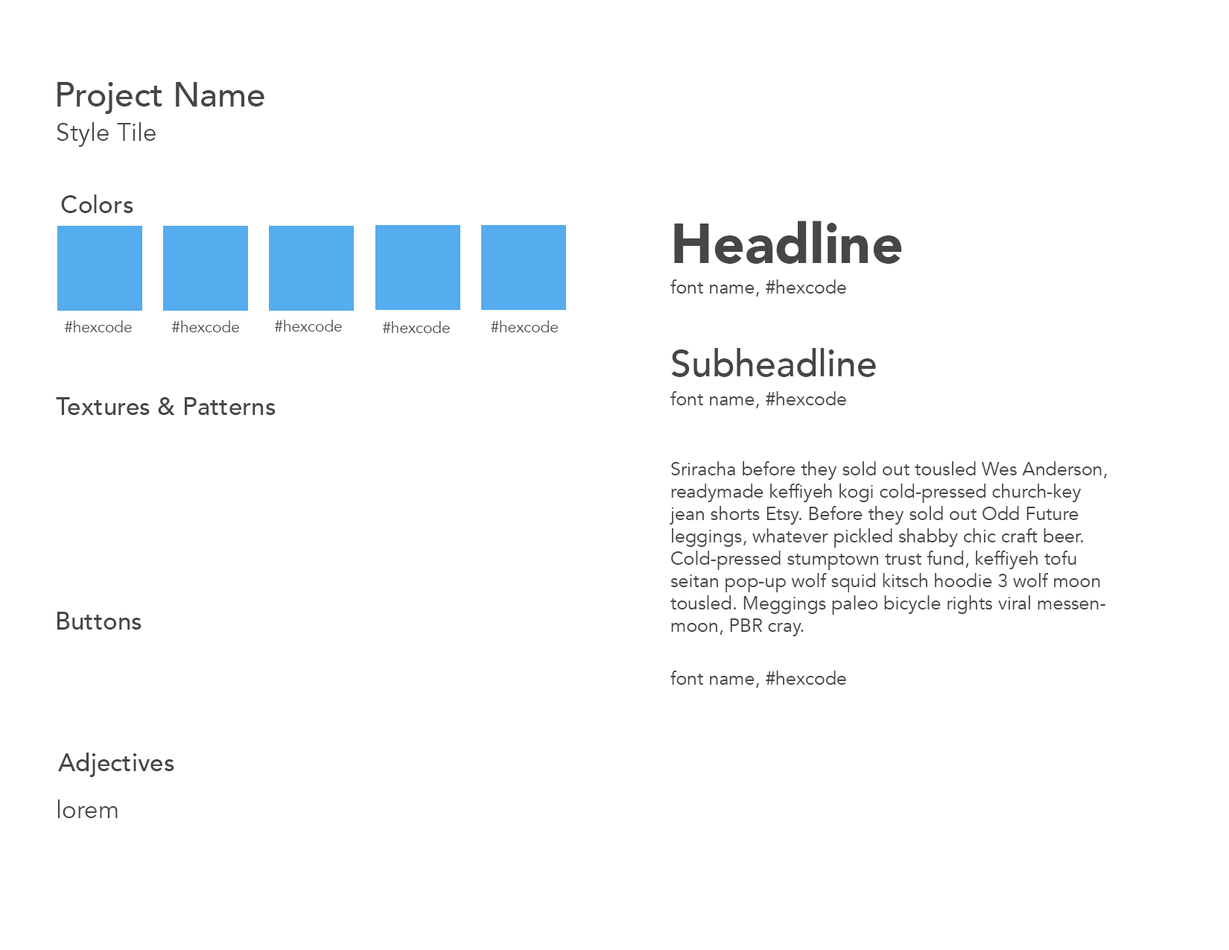
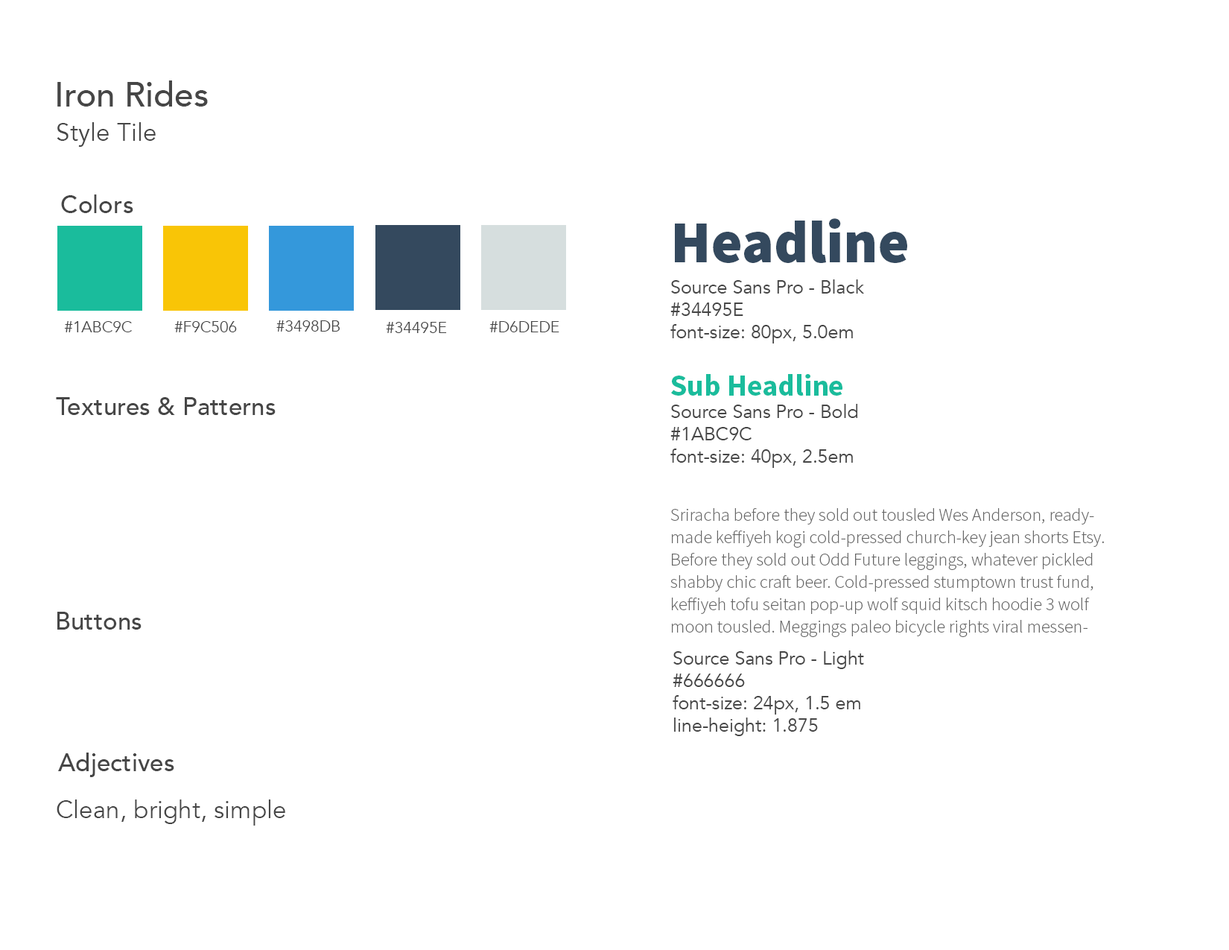
Layer changes from the first (1229, 950) image to the second:
renamed "Project Name" to "Iron Rides", painted on it over (60, 80, 265, 114)
painted on "color swatch 1" over (57, 225, 143, 311)
painted on "#hexidecimal 1" over (73, 320, 132, 333)
painted on "color swatch 2" over (163, 225, 249, 311)
painted on "#hexidecimal 2" over (171, 320, 240, 333)
painted on "color swatch 3" over (268, 225, 354, 311)
painted on "#hexidecimal 3" over (274, 319, 342, 332)
painted on "color swatch 4" over (375, 224, 461, 310)
painted on "#hexidecimal 4" over (382, 321, 450, 334)
painted on "color swatch 5" over (481, 224, 567, 310)
painted on "#hexidecimal 5" over (489, 320, 560, 333)
painted on "Headline" over (674, 218, 908, 264)
renamed "font name, #hexcode" to "Source Sans Pro - Black #34495E font-size: 80px, 5.0em", painted on it over (670, 279, 865, 344)
removed layer "Subheadline" from group "headline/subhead/text" over (671, 347, 877, 377)
painted on "subhead-font name, #hexcode" over (670, 374, 859, 468)
painted on "body text" over (669, 461, 1108, 637)
painted on "body-font name, #hexcode" over (670, 650, 865, 737)
painted on "adjective 1" over (56, 799, 286, 826)
